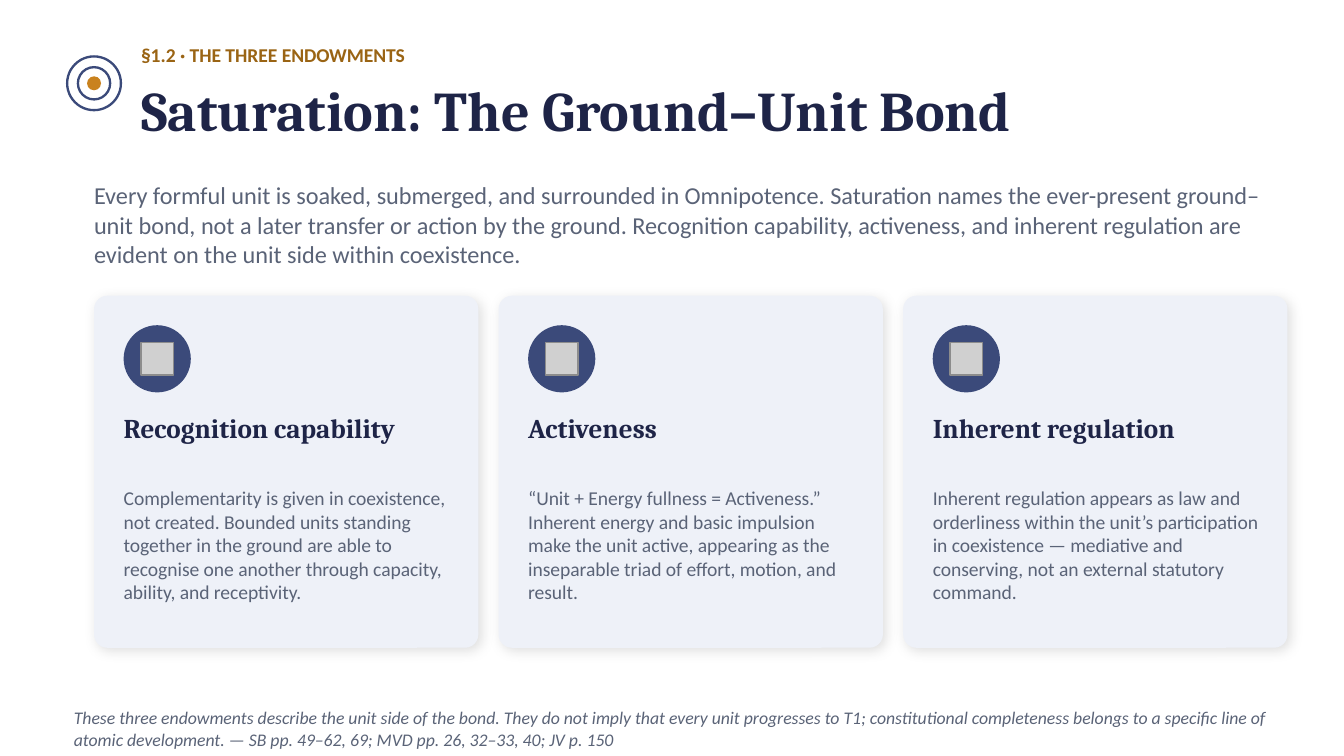
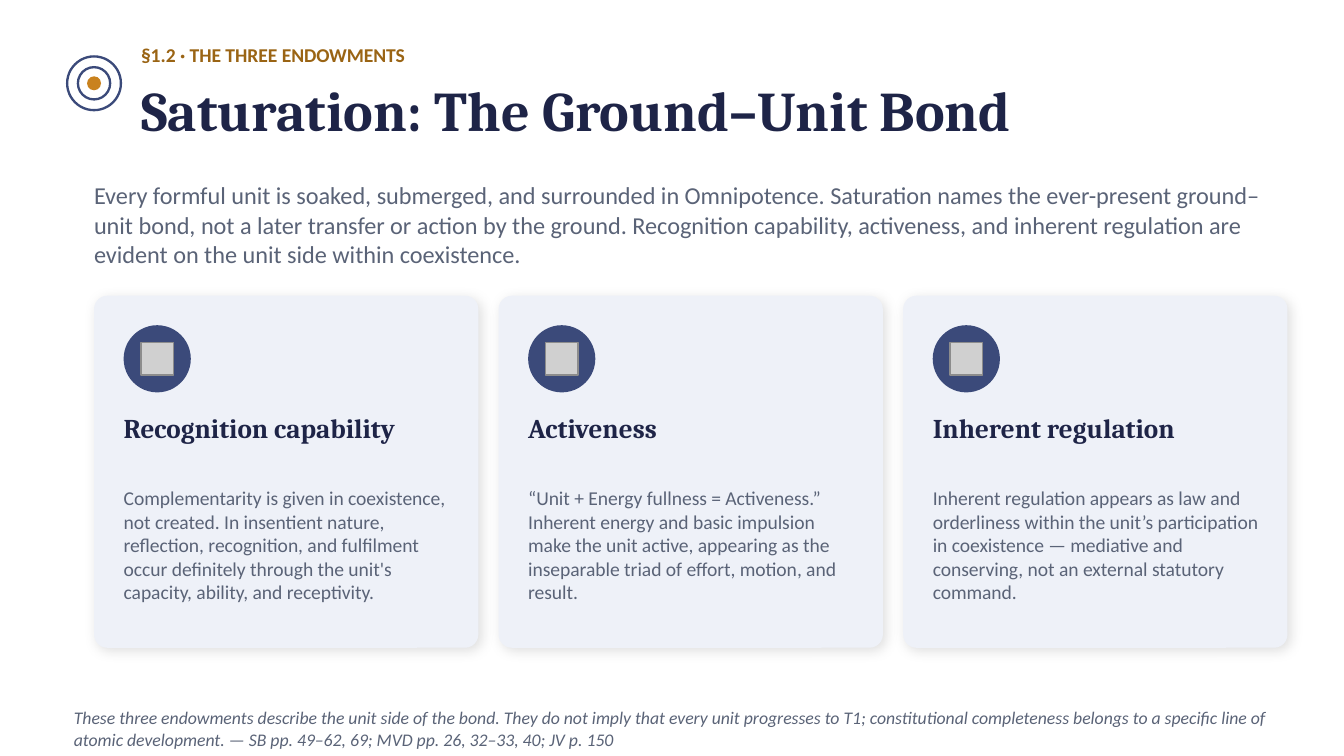
Before and after one commit to raghavamohan/AnalyticMadhyasthDarshan, a slide deck: slide 6 of Studies/The-Ontology-of-Coexistence/The-Ontology-of-Existence-Madhyasth-Darshan.pptx. Drawn at 1344x756 pixels with LibreOffice and Linux fonts; fonts in the diff are those of the drawing; grey boxes stand for pictures. Boxes give left, top, right and bottom in pixels: in the first picture for what was removed or moved away, otherwise in the second. Text is boxed around its words. In the diff, an @@ line names an element or a change of style, - is before the commit and + after.

Commit message:
Revise ontology around definite mutuality

```diff
--- a/Studies/The-Ontology-of-Coexistence/The-Ontology-of-Existence-Madhyasth-Darshan.pptx
+++ b/Studies/The-Ontology-of-Coexistence/The-Ontology-of-Existence-Madhyasth-Darshan.pptx
@@ text at (124, 491, 445, 602): text changed @@
-Complementarity is given in coexistence, not created. Bounded units standing together in the ground are able to recognise one another through capacity, ability, and receptivity.
+Complementarity is given in coexistence, not created. In insentient nature, reflection, recognition, and fulfilment occur definitely through the unit's capacity, ability, and receptivity.
```
Also in this commit, not shown: 12 other slides changed, 12 other files.
